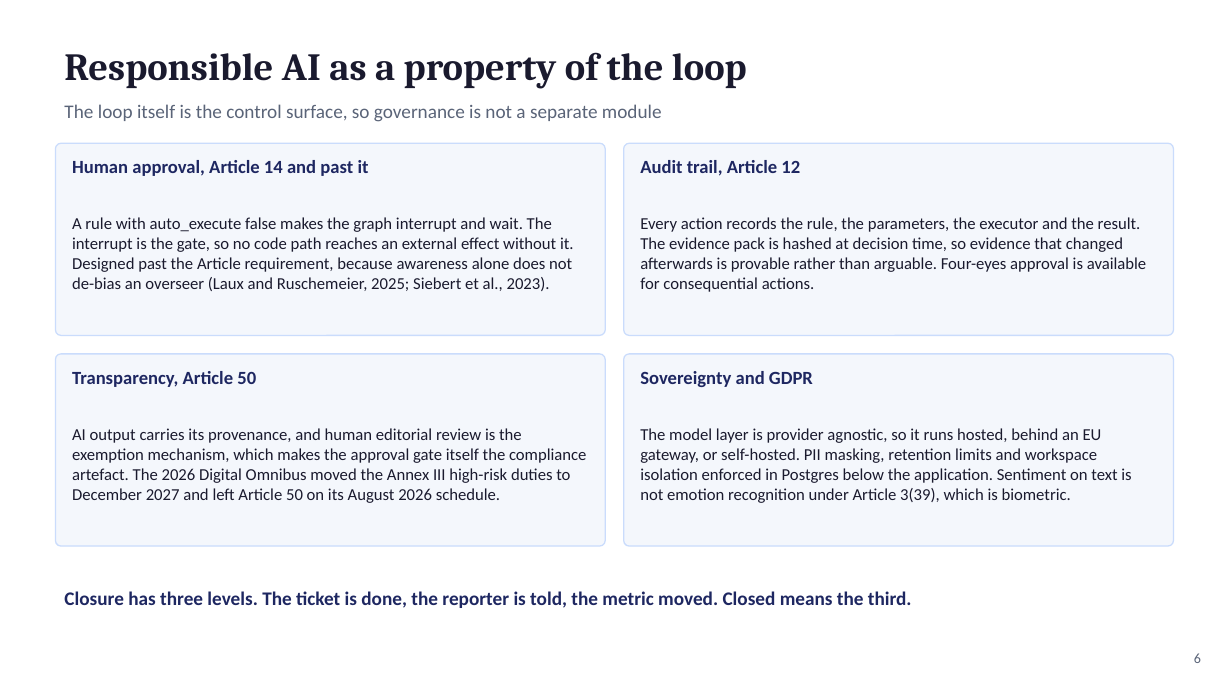
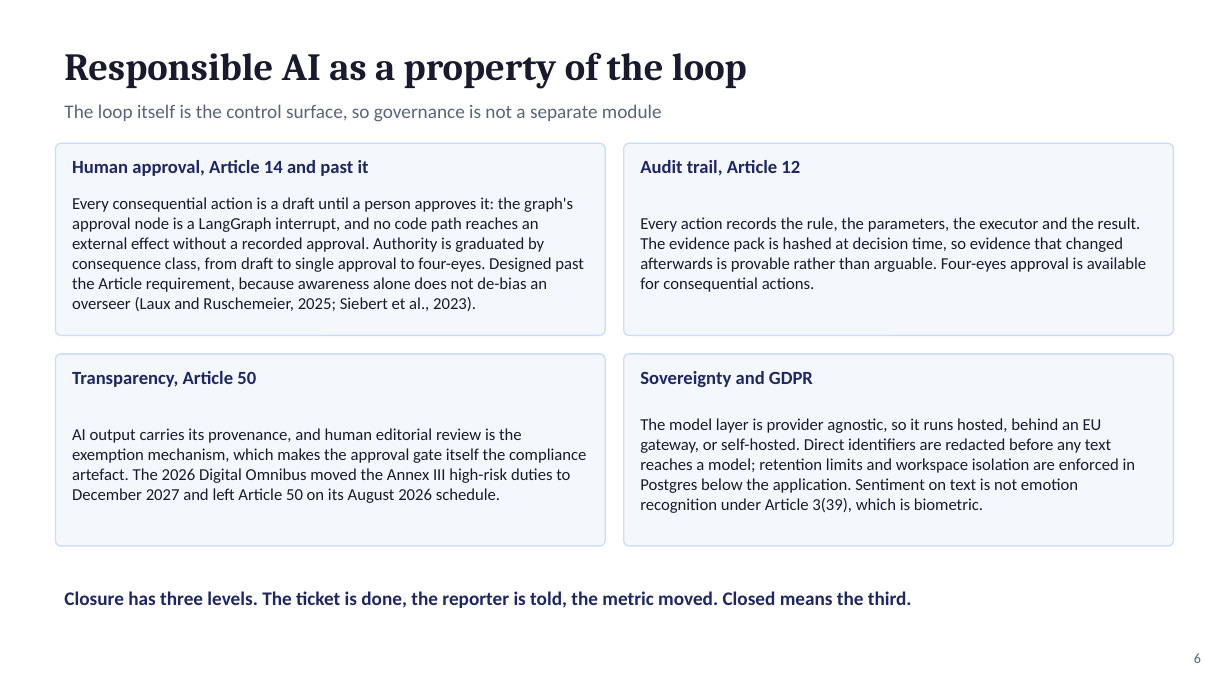
Before and after one commit to fogu13/CLARA, a slide deck: slide 6 of thesis/defense/defense_deck.pptx. Drawn at 1232x693 pixels with LibreOffice and Linux fonts; fonts in the diff are those of the drawing. Boxes give left, top, right and bottom in pixels: in the first picture for what was removed or moved away, otherwise in the second. Text is boxed around its words. In the diff, an @@ line names an element or a change of style, - is before the commit and + after.

```diff
--- a/thesis/defense/defense_deck.pptx
+++ b/thesis/defense/defense_deck.pptx
@@ text at box(72, 197, 584, 311): text changed @@
-A rule with auto_execute false makes the graph interrupt and wait. The interrupt is the gate, so no code path reaches an external effect without it. Designed past the Article requirement, because awareness alone does not de-bias an overseer (Laux and Ruschemeier, 2025; Siebert et al., 2023).
+Every consequential action is a draft until a person approves it: the graph's approval node is a LangGraph interrupt, and no code path reaches an external effect without a recorded approval. Authority is graduated by consequence class, from draft to single approval to four-eyes. Designed past the Article requirement, because awareness alone does not de-bias an overseer (Laux and Ruschemeier, 2025; Siebert et al., 2023).
@@ text at box(640, 418, 1136, 513): text changed @@
-The model layer is provider agnostic, so it runs hosted, behind an EU gateway, or self-hosted. PII masking, retention limits and workspace isolation enforced in Postgres below the application. Sentiment on text is not emotion recognition under Article 3(39), which is biometric.
+The model layer is provider agnostic, so it runs hosted, behind an EU gateway, or self-hosted. Direct identifiers are redacted before any text reaches a model; retention limits and workspace isolation are enforced in Postgres below the application. Sentiment on text is not emotion recognition under Article 3(39), which is biometric.
```
Also in this commit, not shown: 4 other slides changed, 23 other files.
